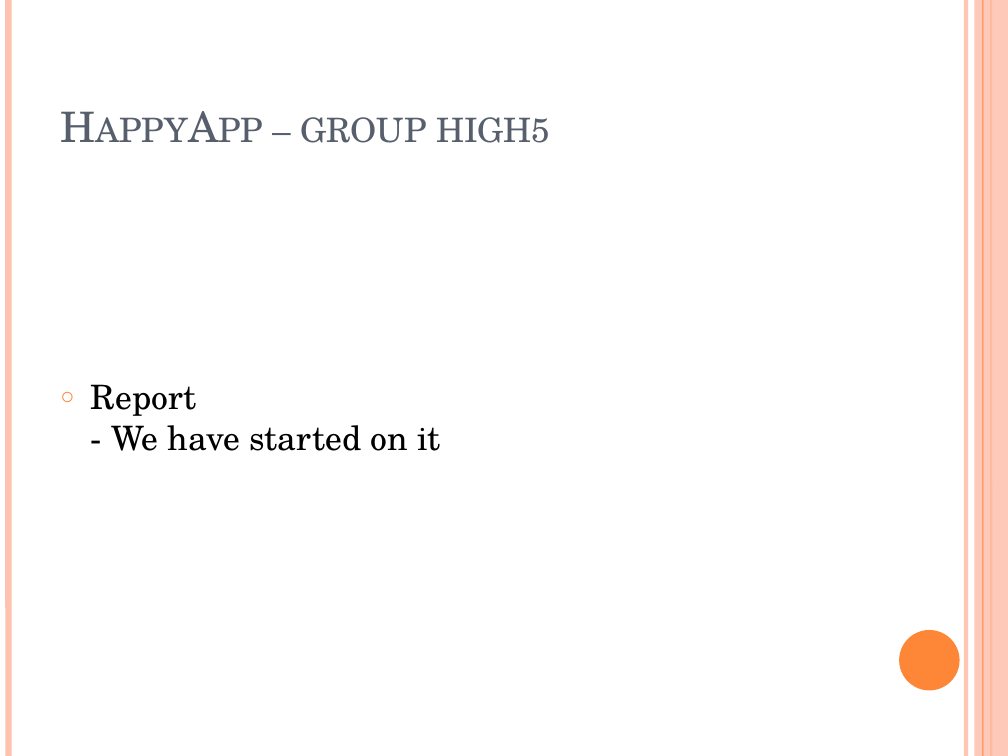
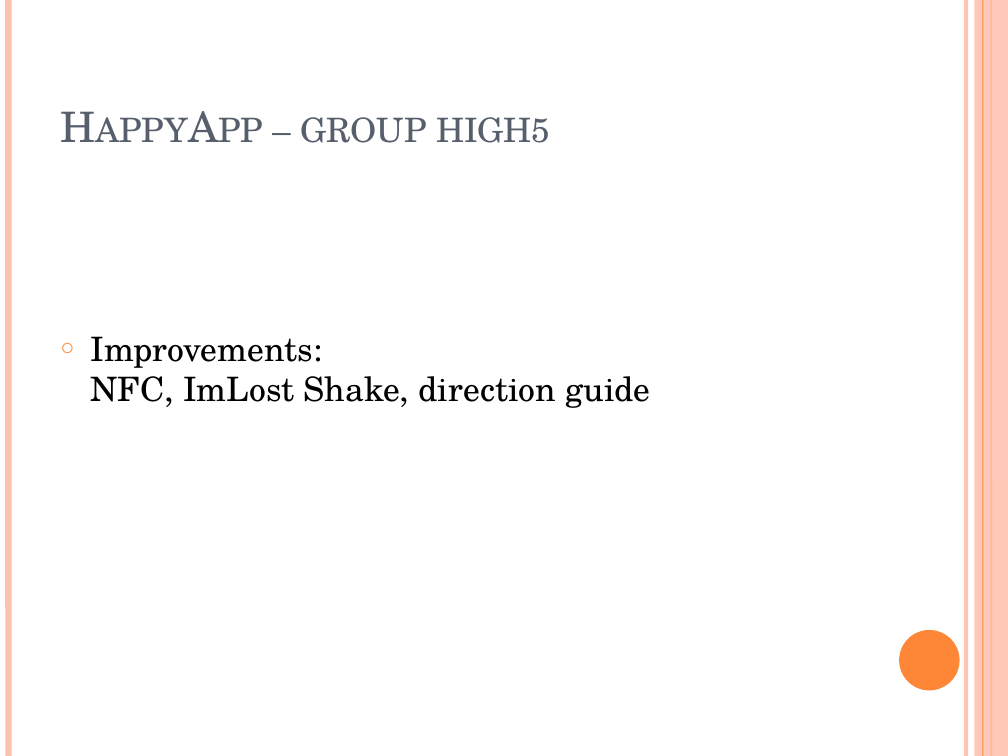
Before and after one commit to Mattemagikern/MAMN01, a slide deck: slide 8 of Presentation/HappyAppWIP.pptx. Drawn at 1008x756 pixels with LibreOffice and Linux fonts; fonts in the diff are those of the drawing. Boxes give left, top, right and bottom in pixels: in the first picture for what was removed or moved away, otherwise in the second. Text is boxed around its words. In the diff, an @@ line names an element or a change of style, - is before the commit and + after.

```diff
--- a/Presentation/HappyAppWIP.pptx
+++ b/Presentation/HappyAppWIP.pptx
@@ text at bbox=[91, 336, 650, 408]: text changed @@
-○ Report
-  - We have started on it
+○ Improvements:
+  NFC, ImLost Shake, direction guide
```
Also in this commit, not shown: 8 other files.
